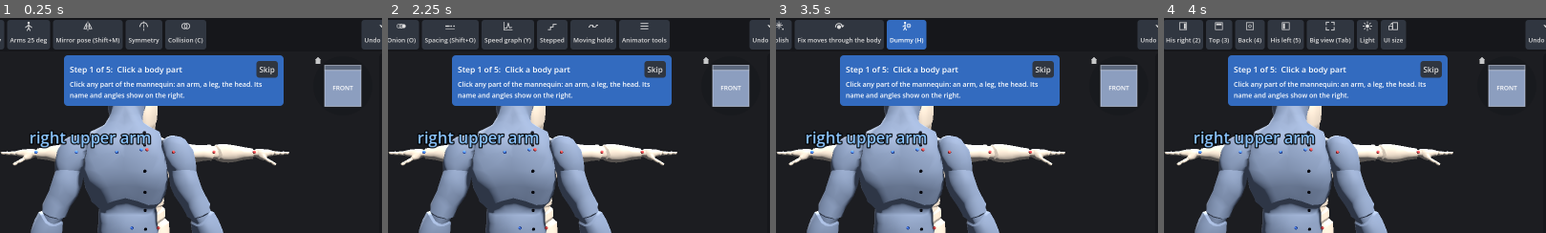
Above: before the commit, frames 1-4 (left to right).
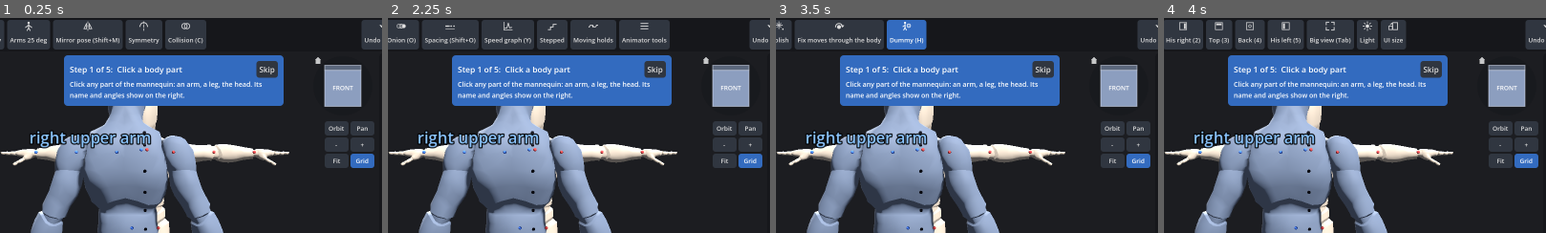
Above: after the commit, the same moments.

Repository: Nil4s/kine
Game: Godot game, scene res://main.tscn
Two runs of this game, one before a commit and one after it. Both use one fixed random seed, a clock stepped at 60 frames per second and the inputs below.
Inputs (mouse positions are % of the whole screen's width and height, from its top left):
- Up to frame 1 (0.25 s): no input
- Up to frame 2 (2.25 s): click (8, 48) at 0.52 s; type "Alex" at 0.6 s; click (48, 92) at 0.75 s; type "Alex" at 0.83 s; click "POSE" at 1.25 s; click "ANIMATE" at 2 s
- Up to frame 3 (3.5 s): click "CHECK" at 2.75 s
- Up to frame 4 (4 s): click "VIEW" at 3.5 s
The pictures show only the part of the screen within x 27-77%, y 0-50%; the shares and areas given below are measured in that part.

The runs differ from the first frame. In frame 1, 2.4% of the frame differs, in the area x 85-98%, y 48-70%; in frame 2, 2.4%; in frame 3, 2.4%; in frame 4, 2.4%.

Commit message:
Round 27 (HH): type the angle while dragging, a navigation block
- During a part drag: digits / - / . / Backspace type the axis' angle, Tab next
  axis, Enter done, Esc cancels the drag (#29)
- Navigation block under the ViewCube: Orbit and Pan tools, - +, Fit (projected,
  into the clear view), Grid (#23). First placed bottom-centre; hover_test caught
  it covering the feet
- ring_edges steps its corner spots off the block
- Tests: num_entry, nav_bar (anti-vacuity checked); 85/85 suites

Co-Authored-By: Claude Opus 5.5 <noreply@anthropic.com>
Claude-Session: https://claude.ai/code/session_01X2aBeG5HTmsu9zKpfai9UZ

Diff:
--- a/scripts/main.gd
+++ b/scripts/main.gd
@@ -279,7 +279,188 @@
 		ui_status.text = t
 
 
+## TYPE THE ANGLE WHILE DRAGGING (round 27, GATES HH1, UPGRADES #29): during a drag on a body part, digits - . and
+## Backspace type the current axis' angle (it is the part's angle at once, clamped by the joint); Tab = the next axis;
+## Enter (or the release) ends the drag, one undo step; Esc cancels it. Read in _input: before the GUI takes Tab
+const NUM_AXES := ["bend", "side", "twist"]
+var _num_on := false
+var _num_axis := 0
+var _num_text := ""
+var _num_start := {}
+
+
+## true if the key was the typed angle's
+func _num_key(k: InputEventKey) -> bool:
+	if dragging != "joint" or sel in Body.WEAPON:
+		return false
+	var ch := ""
+	if k.keycode >= KEY_0 and k.keycode <= KEY_9:
+		ch = str(k.keycode - KEY_0)
+	elif k.keycode >= KEY_KP_0 and k.keycode <= KEY_KP_9:
+		ch = str(k.keycode - KEY_KP_0)
+	elif k.keycode in [KEY_MINUS, KEY_KP_SUBTRACT]:
+		ch = "-"
+	elif k.keycode in [KEY_PERIOD, KEY_KP_PERIOD]:
+		ch = "."
+	match k.keycode:
+		KEY_TAB:
+			_num_on = true
+			_num_axis = (_num_axis + 1) % 3
+			_num_text = ""
+		KEY_BACKSPACE:
+			if not _num_on:
+				return false
+			_num_text = _num_text.left(-1)
+			_num_apply()
+		KEY_ENTER, KEY_KP_ENTER:
+			if not _num_on:
+				return false
+			dragging = ""
+			_num_on = false
+			_after_edit()
+		KEY_ESCAPE:
+			B.set_state(_num_start)
+			undo.pop_back()
+			dragging = ""
+			_num_on = false
+			_refresh()
+			_say_plain("drag cancelled: the %s is back as it was" % nice(sel))
+		_:
+			if ch == "":
+				return false
+			_num_on = true
+			_num_text += ch
+			_num_apply()
+	_refresh()
+	return true
+
+
+func _num_apply() -> void:
+	if not _num_text.is_valid_float():
+		return   # "-" or "." alone: wait for a digit
+	var v: Vector3 = B.ang[sel]
+	v[_num_axis] = _num_text.to_float()
+	B.set_ang_safe(sel, v)
+	_after_edit()
+
+
+## A NAVIGATION BAR (round 27, GATES HH2, UPGRADES #23): a 2 x 3 block under the ViewCube at the view's right edge
+## (first at the bottom centre: it sat over the feet at the opening view, hover_test caught it). Orbit and Pan
+## are tools (while on, a left drag in the view orbits / pans; Esc or the button again = off); - + zoom; Fit frames the
+## body (and the weapon when out) inside the view the panels leave; Grid shows / hides the floor grid. No undo steps
+const NAV_H := 30   # one button's height
+const NAV_W := 50
+var ui_nav: GridContainer
+var nav_tool := ""
+var grid_node: MeshInstance3D
+
+
+func _build_nav() -> void:
+	ui_nav = GridContainer.new()
+	ui_nav.name = "nav_bar"
+	ui_nav.columns = 2
+	ui_nav.add_theme_constant_override("h_separation", 4)
+	ui_nav.add_theme_constant_override("v_separation", 4)
+	ui_nav.anchor_left = 1.0
+	ui_nav.anchor_right = 1.0
+	ui_nav.grow_horizontal = Control.GROW_DIRECTION_BEGIN
+	for b in [["nav_orbit", "Orbit", func(): _nav_set("orbit" if nav_tool != "orbit" else ""), "while on, a left drag turns the view round the body (Esc: off)", true],
+			["nav_pan", "Pan", func(): _nav_set("pan" if nav_tool != "pan" else ""), "while on, a left drag slides the view (Esc: off)", true],
+			["nav_out", "-", _nav_zoom.bind(1.0 / 0.8), "zoom out", false],
+			["nav_in", "+", _nav_zoom.bind(0.8), "zoom in", false],
+			["nav_fit", "Fit", _nav_fit, "frame the whole body (and the weapon) in the view", false],
+			["nav_grid", "Grid", _nav_grid, "show or hide the floor grid", true]]:
+		var bt := _button(b[1], b[2], b[3])
+		bt.name = b[0]
+		bt.toggle_mode = b[4]
+		bt.focus_mode = Control.FOCUS_NONE
+		bt.custom_minimum_size = Vector2(NAV_W, NAV_H)
+		bt.add_theme_font_size_override("font_size", 13)   # 3 rows fit above the say-line at 1280 x 720
+		ui_nav.add_child(bt)
+	(ui_nav.get_node("nav_grid") as Button).set_pressed_no_signal(true)
+	ui_root.add_child(ui_nav)
+	_place_nav()
+
+
+## under the ViewCube, the view's right edge (the right panel hidden in the big view)
+func _place_nav() -> void:
+	if ui_nav == null:
+		return
+	var r := 10.0 if big_view else RIGHT_W + 10.0
+	ui_nav.offset_right = -r
+	ui_nav.offset_left = -r - (2 * NAV_W + 4)
+	ui_nav.offset_top = TOP_H + 8 + ViewCube.SIZE + 8
+	ui_nav.offset_bottom = ui_nav.offset_top + 3 * NAV_H + 8
+
+
+func _nav_set(t: String) -> void:
+	nav_tool = t
+	(ui_nav.get_node("nav_orbit") as Button).set_pressed_no_signal(t == "orbit")
+	(ui_nav.get_node("nav_pan") as Button).set_pressed_no_signal(t == "pan")
+	_say_plain({"orbit": "Orbit: a left drag turns the view.  Esc or Orbit again: back to posing", "pan": "Pan: a left drag slides the view.  Esc or Pan again: back to posing"}.get(t, "back to posing: a left drag turns a part"))
+
+
+func _nav_zoom(f: float) -> void:
+	dist = clampf(dist * f, 0.5, 12.0)
+	_cam()
+
+
+## the body (and the weapon when out) framed in the CLEAR view: between the ribbon and the say-line, between the left
+## panel and the cube / nav strip (no panels in the big view). Projected, then the distance and the centre corrected (3 passes: depth makes one
+## pass approximate). The pivot moves to the body's middle, as Fusion's Fit does
+const FIT_FILL := 0.85
+
+
+func nav_clear_rect() -> Rect2:
+	var vs := get_viewport().get_visible_rect().size
+	var x0 := 0.0 if big_view else float(LEFT_W)
+	var x1 := vs.x - (0.0 if big_view else float(RIGHT_W)) - (2 * NAV_W + 24)   # the cube and the nav block's strip
+	return Rect2(x0, TOP_H, x1 - x0, vs.y - bottom_h - 88 - TOP_H)   # above the say-line
+
+
+func fit_points() -> Array:
+	var out := []
+	for j in Body.BODY + (Body.WEAPON if B.wep_on else []):
+		var c: Array = B.cap(j)
+		out.append_array([c[0], c[1]])
+	return out
+
+
+func _nav_fit() -> void:
+	var pts := fit_points()
+	var mid := Vector3.ZERO
+	for q in pts:
+		mid += q
+	target = mid / pts.size()
+	var clear := nav_clear_rect()
+	var vs := get_viewport().get_visible_rect().size
+	for it in 4:
+		_cam()
+		var r := Rect2(cam.unproject_position(pts[0]), Vector2.ZERO)
+		for q in pts:
+			r = r.expand(cam.unproject_position(q))
+		r = r.grow(14.0)   # the capsules' thickness on screen
+		var need := maxf(r.size.x / clear.size.x, r.size.y / clear.size.y) / FIT_FILL
+		var mpp := 2.0 * dist * tan(deg_to_rad(cam.fov * 0.5)) / vs.y
+		var d := clear.get_center() - r.get_center()
+		target -= cam.global_basis.x * d.x * mpp - cam.global_basis.y * d.y * mpp
+		dist = clampf(dist * need, 0.5, 12.0)
+	_cam()
+
+
+func _nav_grid() -> void:
+	grid_node.visible = not grid_node.visible
+	(ui_nav.get_node("nav_grid") as Button).set_pressed_no_signal(grid_node.visible)
+
+
 func _input(ev: InputEvent) -> void:
+	if ev is InputEventKey and ev.pressed and not ev.echo and _num_key(ev as InputEventKey):
+		get_viewport().set_input_as_handled()
+		return
+	if nav_tool != "" and ev is InputEventKey and ev.pressed and (ev as InputEventKey).keycode == KEY_ESCAPE:
+		_nav_set("")
+		get_viewport().set_input_as_handled()
+		return
 	# Esc in keyboard mode: before the focused control sees it (a text box would only drop its caret)
 	if kb_nav and ev is InputEventKey and ev.pressed and not ev.echo and (ev as InputEventKey).keycode == KEY_ESCAPE:
 		_kb_leave()
@@ -602,6 +783,7 @@
 	add_child(am)
 	_grid()
 	add_child(gm)
+	grid_node = gm
 	var floor := MeshInstance3D.new()
 	var pm := PlaneMesh.new()
 	pm.size = Vector2(4, 4)
@@ -1151,7 +1333,9 @@
 			ui_cmd.close()   # a click in the view puts the search away
 		if mb.pressed:
 			hover_part = ""   # a press ends the hover (the drag shows the selection)
-			if mb.button_index == MOUSE_BUTTON_LEFT:
+			if mb.button_index == MOUSE_BUTTON_LEFT and nav_tool != "":   # the nav bar's Orbit / Pan tool (HH2)
+				dragging = nav_tool
+			elif mb.button_index == MOUSE_BUTTON_LEFT:
 				var j := _pick(mb.position)
 				if j != "" and locked_parts.has(j):   # LOCKED (round 26, GG3): picked, never grabbed; no undo step
 					sel = j
@@ -1160,6 +1344,9 @@
 					_say_plain("the %s is locked: right-click it > Unlock, or S and type 'unlock'" % nice(j))
 				elif j != "":
 					_drag_locks = _lock_snap()
+					_num_start = B.state()   # Esc during the drag puts this back (HH1)
+					_num_axis = 0
+					_num_text = ""   # each drag types afresh
 					_push_undo()
 					sel = j
 					_clicked_part = true   # the tour's step 1 (clicking the part already picked counts too)
@@ -1181,6 +1368,7 @@
 		else:
 			var was := dragging
 			dragging = ""
+			_num_on = false
 			# a right CLICK (not a drag) on a part: the ring. The few pixels it wobbled are not a turn: undone
 			if was == "orbit" and mb.button_index == MOUSE_BUTTON_RIGHT and not _rpress.is_empty():
 				if mb.position.distance_to(_rpress["at"]) < 5.0 and _rpress["part"] != "":
@@ -1203,7 +1391,7 @@
 			var k := dist * 0.0012
 			target += -cam.global_basis.x * rel.x * k + cam.global_basis.y * rel.y * k
 			_cam()
-		elif dragging == "joint":
+		elif dragging == "joint" and not _num_on:   # a typed angle holds the part (HH1)
 			_drag_joint(rel, mm.shift_pressed, mm.ctrl_pressed, mm.alt_pressed)
 			if _lock_keep(_drag_locks):   # a hand's reach can turn a locked arm: it stays
 				_refresh()
@@ -1420,6 +1608,7 @@
 	for p in ui_side:
 		p.visible = not big_view
 	_place_cube()
+	_place_nav()
 	_cam()
 	_say("big view: the side panels are hidden (Tab brings them back)" if big_view else "panels back")
 
@@ -2741,6 +2930,7 @@
 	bb.content_margin_right = 10
 	ui_bar.add_theme_stylebox_override("normal", bb)
 	ui_root.add_child(ui_bar)
+	_build_nav()
 
 	# ---- help
 	ui_cube = ViewCube.new()
@@ -2899,7 +3089,9 @@
 	if _hover_hint != "":
 		return _hover_hint
 	var what := ""
-	if hover_part != "" and hover_part != sel:
+	if _num_on:
+		what = "TYPE %s = %s_   (it is %.1f)   Tab: next axis   Enter: done   Esc: cancel the drag" % [NUM_AXES[_num_axis], _num_text, (B.ang[sel] as Vector3)[_num_axis]]
+	elif hover_part != "" and hover_part != sel:
 		what = "pointing at the %s  (click: pick it, drag: turn it)" % (wep_noun() if hover_part in Body.WEAPON else nice(hover_part))
 	elif sel in Body.WEAPON:
 		what = wep_noun() + ("  in the " + nice(B.wep_hand) if B.wep_hand != "" else "  free")
@@ -3356,6 +3548,7 @@
 	ui_bar.offset_bottom = -bottom_h - 6
 	ui_graph.offset_bottom = -bottom_h - 92
 	ui_graph.offset_top = -bottom_h - 92 - 120
+	_place_nav()
 	_cam()
 
 
--- /dev/null
+++ b/tests/nav_bar_test.gd
@@ -0,0 +1,200 @@
+## godot --path . -s tests/nav_bar_test.gd     (GATES HH2, UPGRADES #23; a real window, real clicks and drags)
+## A NAVIGATION BAR: combo3 open (a bat out). The block: under the ViewCube at the view's right edge, covering no body part,
+## clear of the say-line and the status bar: normal, big view, the empty scene, a 1280 x 720 window. Orbit by a real click, then a real left drag that STARTS ON A
+## PART: the view turns, the part is not picked or turned; Esc = off, and a press on a part picks it again. Pan: a real
+## drag slides the view (the angle kept); Pan again = off. + and -: zoom in and out. Fit, after zooming far out and
+## panning away: every point of the body and the bat inside the clear view (between the ribbon and the bar, between
+## the panels), filling at least 60% of it one way; again in the big view. Grid: hidden, shown. No undo steps at all.
+extends SceneTree
+
+var fails := 0
+var m: Node
+
+
+func ok(c: bool, what: String) -> void:
+	print(("ok   " if c else "FAIL ") + what)
+	if not c:
+		fails += 1
+
+
+func idle(n := 2) -> void:
+	for i in n:
+		await process_frame
+
+
+func btn(down: bool, p: Vector2) -> void:
+	var e := InputEventMouseButton.new()
+	e.button_index = MOUSE_BUTTON_LEFT
+	e.pressed = down
+	e.position = p
+	e.global_position = p
+	if down:
+		e.button_mask = MOUSE_BUTTON_MASK_LEFT
+	root.push_input(e)
+	await idle()
+
+
+func move(p: Vector2, rel: Vector2) -> void:
+	var e := InputEventMouseMotion.new()
+	e.position = p
+	e.global_position = p
+	e.relative = rel
+	e.button_mask = MOUSE_BUTTON_MASK_LEFT
+	root.push_input(e)
+	await idle()
+
+
+func click(name: String) -> void:
+	var c: Control = m.ui_nav.get_node(name)
+	var p := c.get_global_rect().get_center()
+	await btn(true, p)
+	await btn(false, p)
+
+
+func drag(from: Vector2, step: Vector2, n := 5) -> void:
+	var p := from
+	await btn(true, p)
+	for i in n:
+		p += step
+		await move(p, step)
+	await btn(false, p)
+
+
+func key(k: Key) -> void:
+	for down in [true, false]:
+		var e := InputEventKey.new()
+		e.keycode = k
+		e.physical_keycode = k
+		e.pressed = down
+		root.push_input(e)
+		await process_frame
+	await idle()
+
+
+func spot(j: String) -> Vector2:
+	var c: Array = m.B.cap(j)
+	return m.cam.unproject_position((c[0] + c[1]) * 0.5)
+
+
+## [all inside the clear view, the larger of (body height / clear height, body width / clear width)]
+func framed() -> Array:
+	var clear: Rect2 = m.nav_clear_rect()
+	var r := Rect2(m.cam.unproject_position(m.fit_points()[0]), Vector2.ZERO)
+	var inside := true
+	for q in m.fit_points():
+		var s: Vector2 = m.cam.unproject_position(q)
+		r = r.expand(s)
+		if not clear.has_point(s) or m.cam.is_position_behind(q):
+			inside = false
+	return [inside, maxf(r.size.y / clear.size.y, r.size.x / clear.size.x)]
+
+
+## [inside the view, under the cube at the view's right edge, clear of the cube, the say-line and the status bar, and
+## covering no point of the body (each part's two ends and middle) as it is shown now; the rect]
+func placed() -> Array:
+	var nr: Rect2 = m.ui_nav.get_global_rect()
+	var vs := root.get_visible_rect().size
+	var x0 := 0.0 if m.big_view else float(m.LEFT_W)
+	var x1 := vs.x - (0.0 if m.big_view else float(m.RIGHT_W))
+	var view := Rect2(x0, m.TOP_H, x1 - x0, vs.y - m.bottom_h - m.TOP_H)
+	var cube: Rect2 = m.ui_cube.get_global_rect()
+	var under := nr.position.y >= cube.end.y and absf(nr.end.x - cube.end.x) < 2.0 and x1 - nr.end.x < 14.0
+	var clear_of: bool = not nr.intersects(cube) and not nr.intersects(m.ui_status.get_global_rect()) and not nr.intersects(m.ui_bar.get_global_rect())
+	var covers := []
+	for jn in Body.BODY:
+		var c: Array = m.B.cap(jn)
+		for q in [c[0], c[1], (c[0] + c[1]) * 0.5]:
+			if nr.grow(6.0).has_point(m.cam.unproject_position(q)):
+				covers.append(jn)
+				break
+	return [m.ui_nav.is_visible_in_tree() and view.encloses(nr) and under and clear_of and covers.is_empty(), nr, covers]
+
+
+func _init() -> void:
+	m = (load("res://main.tscn") as PackedScene).instantiate()
+	root.add_child(m)
+	await idle(4)
+	m.tour_step = -1
+	if m.ui_tour != null:
+		m.ui_tour.visible = false
+	m._load_scene("res://scenes/combo3.json")
+	m._rebuild_cards()
+	m._layout_bottom()
+	m.sel = "head"
+	m._refresh()
+	await idle(3)
+	var u0: int = m.undo.size()
+	var pl := placed()
+	m._big_view()
+	await idle(3)
+	var pb := placed()
+	m._big_view()
+	await idle(3)
+	m._new_scene()   # the opening state: the empty scene (the smaller bottom panel), the opening view
+	m._layout_bottom()
+	m._refresh()
+	await idle(3)
+	var pe := placed()
+	m._load_scene("res://scenes/combo3.json")
+	m._rebuild_cards()
+	m._layout_bottom()   # the full bottom panel: the least room above it
+	m.sel = "head"
+	m._refresh()
+	m.get_window().size = Vector2i(1280, 720)   # the smallest window the poser allows
+	await idle(6)
+	var ps := placed()
+	m.get_window().size = Vector2i(1600, 900)
+	await idle(6)
+	ok(pl[0] and pb[0] and pe[0] and ps[0], "1 the block under the cube, inside the view, clear of the cube, the say-line, the status bar and every body part: combo3 %s %s %s; big view %s %s; the empty scene %s %s; combo3 at 1280 x 720 %s %s %s" % [pl[0], pl[1], pl[2], pb[0], pb[2], pe[0], pe[2], ps[0], ps[1], ps[2]])
+	# Orbit
+	await click("nav_orbit")
+	var ang0: Dictionary = m.B.ang.duplicate()
+	var y0: float = m.yaw
+	var on: bool = m.nav_tool == "orbit" and (m.ui_nav.get_node("nav_orbit") as Button).button_pressed
+	await drag(spot("upperarm_l"), Vector2(14, 0))
+	ok(on and absf(m.yaw - y0) > 10.0 and m.sel == "head" and m.B.ang == ang0, "2 Orbit on (%s); a real drag starting on the left upper arm: the view turned %.0f deg, nothing picked (%s) or turned" % [on, m.yaw - y0, m.sel])
+	await key(KEY_ESCAPE)
+	var off: bool = m.nav_tool == "" and not (m.ui_nav.get_node("nav_orbit") as Button).button_pressed
+	var arm := spot("upperarm_l")
+	var u_pick: int = m.undo.size()
+	await btn(true, arm)
+	await btn(false, arm)
+	u0 += m.undo.size() - u_pick   # a press on a part is a posing grab (its own step), not the bar's
+	ok(off and m.sel == "upperarm_l", "3 Esc: Orbit off (%s); a press on the left upper arm picks it again (%s)" % [off, m.sel])
+	# Pan
+	await click("nav_pan")
+	var t0: Vector3 = m.target
+	var y1: float = m.yaw
+	await drag(spot("pelvis"), Vector2(0, 12))
+	var panned: float = (m.target - t0).length()
+	await click("nav_pan")
+	ok(panned > 0.05 and m.yaw == y1 and m.sel == "upperarm_l" and m.nav_tool == "", "4 Pan: a real drag slid the view %.2f m, the angle kept; Pan again: off ('%s')" % [panned, m.nav_tool])
+	# zoom
+	var d0: float = m.dist
+	await click("nav_in")
+	var d_in: float = m.dist
+	await click("nav_out")
+	ok(d_in < d0 * 0.85 and absf(m.dist - d0) < 1e-3, "5 + : %.2f -> %.2f m; - : back to %.2f" % [d0, d_in, m.dist])
+	# Fit, from far and off to one side
+	m.dist = 11.0
+	m.target += Vector3(1.5, 0.8, 0)
+	m._cam()
+	var before := framed()
+	await click("nav_fit")
+	var f := framed()
+	ok(f[0] and f[1] >= 0.6 and f[1] <= 1.0, "6 Fit from far away and off to the side (fill %.2f): body and bat all inside the clear view %s, filling %.2f of it" % [before[1], f[0], f[1]])
+	m._big_view()
+	await idle(3)
+	await click("nav_fit")
+	var fb := framed()
+	m._big_view()
+	await idle(3)
+	ok(fb[0] and fb[1] >= 0.6, "7 Fit in the big view: all inside %s, filling %.2f" % [fb[0], fb[1]])
+	# Grid
+	await click("nav_grid")
+	var hid: bool = not m.grid_node.visible and not (m.ui_nav.get_node("nav_grid") as Button).button_pressed
+	await click("nav_grid")
+	ok(hid and m.grid_node.visible and (m.ui_nav.get_node("nav_grid") as Button).button_pressed, "8 Grid: hidden (%s), then shown again (%s)" % [hid, m.grid_node.visible])
+	ok(m.undo.size() == u0, "9 no undo steps from any of it (+%d)" % (m.undo.size() - u0))
+	print("NAV BAR: %d failed" % fails)
+	quit(1 if fails > 0 else 0)
--- /dev/null
+++ b/tests/num_entry_test.gd
@@ -0,0 +1,144 @@
+## godot --path . -s tests/num_entry_test.gd     (GATES HH1, UPGRADES #29; a real window, real drags and keys)
+## TYPE THE ANGLE WHILE DRAGGING: a real press on the right upper arm, then real keys 4 5: its bend is 45 at once (as
+## the joint clamps it) and the bar says "TYPE bend = 45"; Tab, - 1 0: its side is -10 and the bend kept; the mouse
+## moved while typed: no change; the release: the drag over, ONE undo step. Backspace takes a digit back. A forearm
+## bend typed 400: clamped, and the bar shows the clamped number. Esc: the angles back, no undo step. Enter ends the drag
+## (the mouse still down, its motion turns nothing). Outside a drag: 2 is still the side view, Tab still the big view.
+extends SceneTree
+
+var fails := 0
+var m: Node
+
+
+func ok(c: bool, what: String) -> void:
+	print(("ok   " if c else "FAIL ") + what)
+	if not c:
+		fails += 1
+
+
+func idle(n := 2) -> void:
+	for i in n:
+		await process_frame
+
+
+func btn(down: bool, p: Vector2) -> void:
+	var e := InputEventMouseButton.new()
+	e.button_index = MOUSE_BUTTON_LEFT
+	e.pressed = down
+	e.position = p
+	e.global_position = p
+	if down:
+		e.button_mask = MOUSE_BUTTON_MASK_LEFT
+	root.push_input(e)
+	await idle()
+
+
+func move(p: Vector2, rel: Vector2, held := true) -> void:
+	var e := InputEventMouseMotion.new()
+	e.position = p
+	e.global_position = p
+	e.relative = rel
+	e.button_mask = MOUSE_BUTTON_MASK_LEFT if held else 0
+	root.push_input(e)
+	await idle()
+
+
+func key(k: Key) -> void:
+	for down in [true, false]:
+		var e := InputEventKey.new()
+		e.keycode = k
+		e.physical_keycode = k
+		e.pressed = down
+		root.push_input(e)
+		await process_frame
+	await idle()
+
+
+func keys(ks: Array) -> void:
+	for k in ks:
+		await key(k)
+
+
+func spot(j: String) -> Vector2:
+	var c: Array = m.B.cap(j)
+	return m.cam.unproject_position((c[0] + c[1]) * 0.5)
+
+
+func ang(j: String) -> Vector3:
+	return m.B.ang[j]
+
+
+func want(j: String, v: Vector3) -> Vector3:
+	return m.B.clamp_ang(j, v)
+
+
+func _init() -> void:
+	m = (load("res://main.tscn") as PackedScene).instantiate()
+	root.add_child(m)
+	await idle(4)
+	m.tour_step = -1
+	if m.ui_tour != null:
+		m.ui_tour.visible = false
+	m._new_scene()
+	m.sel = "head"
+	m._refresh()
+	await idle(3)
+	var J := "upperarm_r"
+	var a0 := ang(J)
+	var u0: int = m.undo.size()
+	var p := spot(J)
+	await btn(true, p)
+	await keys([KEY_4, KEY_5])
+	var bar1: String = m.bar_text()
+	var w1 := want(J, Vector3(45, a0.y, a0.z))
+	ok(m.dragging == "joint" and ang(J).is_equal_approx(w1) and bar1.contains("TYPE bend = 45"), "1 a real press on the right upper arm, keys 4 5: %s (want %s), the bar '%s'" % [ang(J), w1, bar1.left(60)])
+	await keys([KEY_TAB, KEY_MINUS, KEY_1, KEY_0])
+	var w2 := want(J, Vector3(45, -10, a0.z))
+	var bar2: String = m.bar_text()
+	ok(ang(J).is_equal_approx(w2) and bar2.contains("TYPE side = -10"), "2 Tab, - 1 0: %s (want %s: the bend kept), the bar '%s'" % [ang(J), w2, bar2.left(40)])
+	await keys([KEY_0, KEY_BACKSPACE])
+	ok(ang(J).is_equal_approx(w2) and m.bar_text().contains("side = -10_"), "3 0 then Backspace: back to -10 (%s)" % ang(J))
+	for i in 4:
+		p += Vector2(9, -14)
+		await move(p, Vector2(9, -14))
+	ok(ang(J).is_equal_approx(w2), "4 the mouse moved 4 times while a number is typed: the arm holds %s" % ang(J))
+	await btn(false, p)
+	ok(m.dragging == "" and m.undo.size() == u0 + 1 and ang(J).is_equal_approx(w2) and not m.bar_text().contains("TYPE"), "5 the release: the drag over, +%d undo step, the arm %s" % [m.undo.size() - u0, ang(J)])
+	# clamped
+	var F := "lowerarm_r"
+	await btn(true, spot(F))
+	await keys([KEY_4, KEY_0, KEY_0])
+	var wf := want(F, Vector3(400, ang(F).y, ang(F).z))
+	var barf: String = m.bar_text()
+	# set_ang_safe stops it at the joint's limit OR where it would enter the body, whichever comes first
+	ok(m.sel == F and ang(F).x > 60.0 and ang(F).x <= wf.x + 1e-3 and barf.contains("(it is %.1f)" % ang(F).x), "6 the right forearm, bend typed 400: stopped at %.1f (the limit %.1f, or the body first), the bar shows it: '%s'" % [ang(F).x, wf.x, barf.left(50)])
+	await btn(false, spot(F))
+	# Esc cancels
+	J = "thigh_l"   # the arm is folded now: the forearm lies over the upper arm's middle
+	var u1: int = m.undo.size()
+	var a1 := ang(J)
+	var p2 := spot(J)
+	await btn(true, p2)
+	await keys([KEY_3, KEY_0])
+	var mid := ang(J)
+	await key(KEY_ESCAPE)
+	var esc_drag: String = m.dragging
+	await btn(false, p2)
+	ok(mid.is_equal_approx(want(J, Vector3(30, a1.y, a1.z))) and ang(J).is_equal_approx(a1) and m.undo.size() == u1 and esc_drag == "", "7 a press on the left thigh, 3 0 (%s), Esc: back to %s, undo steps +%d, the drag over" % [mid, ang(J), m.undo.size() - u1])
+	# Enter ends it while the mouse is still down
+	await btn(true, p2)
+	await keys([KEY_2, KEY_0, KEY_ENTER])
+	var after_enter := ang(J)
+	await move(p2 + Vector2(30, -40), Vector2(30, -40))
+	ok(m.dragging == "" and after_enter.is_equal_approx(want(J, Vector3(20, a1.y, a1.z))) and ang(J).is_equal_approx(after_enter) and m.undo.size() == u1 + 1, "8 2 0 Enter: the drag over (%s), the mouse still down moves nothing (%s), +%d step" % [m.dragging, ang(J), m.undo.size() - u1])
+	await btn(false, p2 + Vector2(30, -40))
+	# outside a drag the keys are as they were
+	await key(KEY_2)
+	var side_view: bool = absf(m.yaw - (-90.0)) < 1.0
+	var bv0: bool = m.big_view
+	await key(KEY_TAB)
+	var bv1: bool = m.big_view
+	await key(KEY_TAB)
+	ok(side_view and bv1 != bv0 and m.big_view == bv0, "9 outside a drag: 2 = the side view (yaw %.0f), Tab = the big view (%s -> %s)" % [m.yaw, bv0, bv1])
+	print("NUM ENTRY: %d failed" % fails)
+	quit(1 if fails > 0 else 0)
--- a/tests/ring_edges_test.gd
+++ b/tests/ring_edges_test.gd
@@ -1,6 +1,6 @@
 ## godot --path . -s tests/ring_edges_test.gd     (GATES BB2, UPGRADES #5; a real window, real right-clicks)
 ## THE RING AT THE EDGES: the head panned (the camera's target) under each of the 3D view's four corners and four edge
-## middles (16 px in from the panels and the top bar; the top right one below the view cube, which owns that corner), at UI size 100, 125 (1600 x 900) and 150 % (the window made
+## middles (16 px in from the panels and the top bar; the top right one below the view cube, which owns that corner; one on the nav block under it goes just left of it), at UI size 100, 125 (1600 x 900) and 150 % (the window made
 ## 1920 x 1080 for it). A real right-click there must pick the head and open the ring; the whole ring and its title are
 ## inside the window and below the top bar; each wedge's label spot is inside its own wedge, and a real left click on
 ## each wedge's label runs that wedge (the ring's actions swapped for recorders, so nothing in the scene changes).
@@ -79,6 +79,11 @@
 		var cube: Rect2 = m.ui_cube.get_global_rect().grow(8.0)
 		if cube.has_point(spots["top right"]):
 			spots["top right"].y = cube.end.y + 16.0
+		# round 27: the nav block (Orbit Pan / - + / Fit Grid) sits under the cube; a spot on it goes just left of it
+		var nav: Rect2 = m.ui_nav.get_global_rect().grow(8.0)
+		for k in spots:
+			if nav.has_point(spots[k]):
+				spots[k].x = nav.position.x - 16.0
 		var bad := []
 		var runs := 0
 		for nm in spots:
Not shown, changed: GATES.md
Not shown, changed: UPGRADES_100.md
Not shown, changed: tools/run_all.sh
